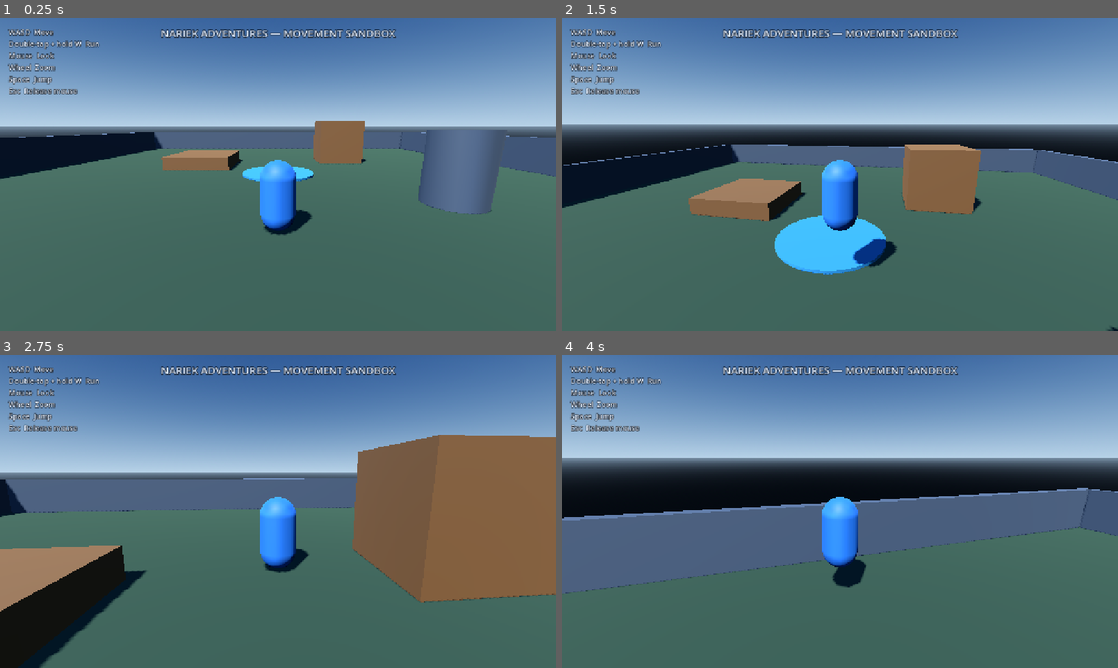
Above: before the commit, frames 1-4 (two rows, left to right).
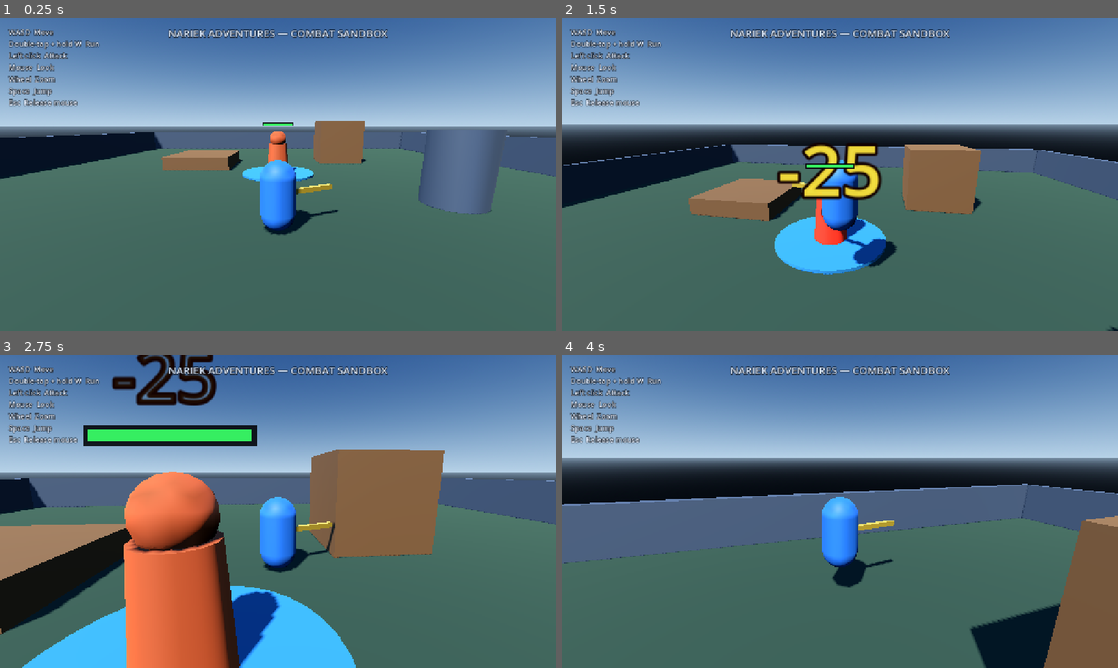
Above: after the commit, the same moments.

Repository: don-milsey-miller/nariek-adventures
Game: Godot game, scene res://scenes/main.tscn
The game is run twice, just before and just after one commit, with the same random seed, the same clock (stepped at 60 frames per second) and the same inputs.
Inputs (mouse positions are in pixels of both pictures, inside the frame that each line leads up to):
- Up to frame 1 (0.25 s): no input
- Up to frame 2 (1.5 s): tap Enter at 0.5 s; move the mouse to (867, 174) at 0.52 s; press the mouse at (867, 174) at 0.53 s; hold W (move_forward) from 0.53 s (still down); tap Space (jump) at 0.77 s; move the mouse to (812, 174) at 1.27 s; release the mouse at (812, 174) at 1.28 s; click (812, 174) at 1.35 s
- Up to frame 3 (2.75 s): keep holding W (move_forward); tap Space (jump) at 1.52 s; move the mouse to (289, 505) at 2.02 s; press the mouse at (289, 505) at 2.03 s
- Up to frame 4 (4 s): keep holding W (move_forward); move the mouse to (834, 517) at 2.77 s; release the mouse at (834, 517) at 2.78 s; click (834, 517) at 2.85 s; tap Space (jump) at 3.02, 3.77 s; move the mouse to (878, 514) at 3.52 s; press the mouse at (878, 514) at 3.53 s

The runs differ from the first frame. In frame 1, 2.2% of the frame differs, in the area x 1-72%, y 3-64%; in frame 2, 4.3%; in frame 3, 44%, in the area x 0-100%, y 0-100%; in frame 4, 19%.

Commit message:
Add basic melee combat training dummy

Diff:
--- a/project.godot
+++ b/project.godot
@@ -44,6 +44,11 @@
 "events": [Object(InputEventKey,"resource_local_to_scene":false,"resource_name":"","device":-1,"window_id":0,"alt_press …(193 unchanged characters)…
 ]
 }
+basic_attack={
+"deadzone": 0.5,
+"events": [Object(InputEventMouseButton,"resource_local_to_scene":false,"resource_name":"","device":-1,"window_id":0,"alt_pressed":false,"shift_pressed":false,"ctrl_pressed":false,"meta_pressed":false,"button_mask":0,"position":Vector2(0, 0),"global_position":Vector2(0, 0),"factor":1.0,"button_index":1,"canceled":false,"pressed":false,"double_click":false,"script":null)
+]
+}
 
 [rendering]
 
--- a/scenes/main.tscn
+++ b/scenes/main.tscn
@@ -1,6 +1,7 @@
-[gd_scene load_steps=9 format=3]
+[gd_scene load_steps=10 format=3]
 
 [ext_resource type="PackedScene" path="res://scenes/player/player.tscn" id="1_player"]
+[ext_resource type="PackedScene" path="res://scenes/targets/training_dummy.tscn" id="2_dummy"]
 
 [sub_resource type="ProceduralSkyMaterial" id="ProceduralSkyMaterial_arena"]
 sky_top_color = Color(0.12, 0.24, 0.43, 1)
@@ -107,6 +108,9 @@
 use_collision = true
 material = SubResource("Material_wall")
 
+[node name="TrainingDummy" parent="." instance=ExtResource("2_dummy")]
+position = Vector3(0, 0.1, 0)
+
 [node name="Player" parent="." instance=ExtResource("1_player")]
 position = Vector3(0, 0.05, 7)
 
@@ -122,16 +126,16 @@
 theme_override_colors/font_outline_color = Color(0.02, 0.03, 0.05, 0.9)
 theme_override_constants/outline_size = 6
 theme_override_font_sizes/font_size = 24
-text = "NARIEK ADVENTURES — MOVEMENT SANDBOX"
+text = "NARIEK ADVENTURES — COMBAT SANDBOX"
 horizontal_alignment = 1
 
 [node name="Controls" type="Label" parent="HUD"]
 offset_left = 20.0
 offset_top = 20.0
 offset_right = 500.0
-offset_bottom = 160.0
+offset_bottom = 185.0
 theme_override_colors/font_color = Color(0.9, 0.94, 1, 1)
 theme_override_colors/font_outline_color = Color(0.02, 0.03, 0.05, 0.9)
 theme_override_constants/outline_size = 6
 theme_override_font_sizes/font_size = 17
-text = "WASD  Move\nDouble-tap + hold W  Run\nMouse  Look\nWheel  Zoom\nSpace  Jump\nEsc  Release mouse"
+text = "WASD  Move\nDouble-tap + hold W  Run\nLeft click  Attack\nMouse  Look\nWheel  Zoom\nSpace  Jump\nEsc  Release mouse"
--- a/scenes/player/player.tscn
+++ b/scenes/player/player.tscn
@@ -26,9 +26,21 @@
 material = SubResource("Material_facing")
 size = Vector3(0.2, 0.2, 0.3)
 
+[sub_resource type="StandardMaterial3D" id="Material_weapon"]
+albedo_color = Color(0.92, 0.76, 0.28, 1)
+metallic = 0.65
+roughness = 0.3
+
+[sub_resource type="BoxMesh" id="BoxMesh_weapon"]
+material = SubResource("Material_weapon")
+size = Vector3(0.13, 0.13, 1.5)
+
+[sub_resource type="BoxShape3D" id="BoxShape_melee"]
+size = Vector3(2.2, 1.8, 2.0)
+
 [node name="Player" type="CharacterBody3D"]
 collision_layer = 2
-collision_mask = 1
+collision_mask = 5
 floor_snap_length = 0.3
 script = ExtResource("1_controller")
 
@@ -46,6 +58,24 @@
 position = Vector3(0, 1.15, -0.45)
 mesh = SubResource("BoxMesh_facing")
 
+[node name="WeaponPivot" type="Node3D" parent="Visuals"]
+position = Vector3(0, 0.95, -0.05)
+rotation_degrees = Vector3(0, -65, 0)
+
+[node name="Weapon" type="MeshInstance3D" parent="Visuals/WeaponPivot"]
+position = Vector3(0, 0, -0.9)
+mesh = SubResource("BoxMesh_weapon")
+
+[node name="MeleeHitbox" type="Area3D" parent="Visuals"]
+position = Vector3(0, 0.9, -1.1)
+collision_layer = 0
+collision_mask = 4
+monitoring = false
+monitorable = false
+
+[node name="CollisionShape3D" type="CollisionShape3D" parent="Visuals/MeleeHitbox"]
+shape = SubResource("BoxShape_melee")
+
 [node name="CameraPivot" type="Node3D" parent="."]
 position = Vector3(0, 1.45, 0)
 
--- /dev/null
+++ b/scenes/targets/training_dummy.tscn
@@ -0,0 +1,84 @@
+[gd_scene load_steps=11 format=3]
+
+[ext_resource type="Script" path="res://scripts/training_dummy.gd" id="1_dummy"]
+[ext_resource type="Script" path="res://scripts/components/health_component.gd" id="2_health"]
+
+[sub_resource type="CapsuleShape3D" id="CapsuleShape_dummy"]
+radius = 0.6
+height = 2.2
+
+[sub_resource type="StandardMaterial3D" id="Material_dummy"]
+albedo_color = Color(0.68, 0.3, 0.16, 1)
+roughness = 0.8
+
+[sub_resource type="CylinderMesh" id="CylinderMesh_body"]
+top_radius = 0.48
+bottom_radius = 0.6
+height = 1.6
+radial_segments = 16
+
+[sub_resource type="SphereMesh" id="SphereMesh_head"]
+radius = 0.45
+height = 0.9
+radial_segments = 16
+rings = 8
+
+[sub_resource type="StandardMaterial3D" id="Material_health_background"]
+transparency = 1
+shading_mode = 0
+albedo_color = Color(0.035, 0.04, 0.05, 0.9)
+billboard_mode = 1
+no_depth_test = true
+
+[sub_resource type="StandardMaterial3D" id="Material_health_fill"]
+transparency = 1
+shading_mode = 0
+albedo_color = Color(0.18, 0.86, 0.3, 1)
+billboard_mode = 1
+no_depth_test = true
+
+[sub_resource type="QuadMesh" id="QuadMesh_health_background"]
+material = SubResource("Material_health_background")
+size = Vector2(1.7, 0.2)
+
+[sub_resource type="QuadMesh" id="QuadMesh_health_fill"]
+material = SubResource("Material_health_fill")
+size = Vector2(1.6, 0.12)
+
+[node name="TrainingDummy" type="Node3D"]
+script = ExtResource("1_dummy")
+
+[node name="DummyBody" type="StaticBody3D" parent="."]
+collision_layer = 4
+collision_mask = 0
+
+[node name="CollisionShape3D" type="CollisionShape3D" parent="DummyBody"]
+position = Vector3(0, 1.1, 0)
+shape = SubResource("CapsuleShape_dummy")
+
+[node name="Health" type="Node" parent="DummyBody"]
+script = ExtResource("2_health")
+
+[node name="Visuals" type="Node3D" parent="."]
+
+[node name="Body" type="MeshInstance3D" parent="Visuals"]
+position = Vector3(0, 0.8, 0)
+material_override = SubResource("Material_dummy")
+mesh = SubResource("CylinderMesh_body")
+
+[node name="Head" type="MeshInstance3D" parent="Visuals"]
+position = Vector3(0, 1.85, 0)
+material_override = SubResource("Material_dummy")
+mesh = SubResource("SphereMesh_head")
+
+[node name="HealthBar" type="Node3D" parent="Visuals"]
+position = Vector3(0, 2.65, 0)
+
+[node name="Background" type="MeshInstance3D" parent="Visuals/HealthBar"]
+render_priority = 1
+mesh = SubResource("QuadMesh_health_background")
+
+[node name="Fill" type="MeshInstance3D" parent="Visuals/HealthBar"]
+position = Vector3(0, 0, 0.01)
+render_priority = 2
+mesh = SubResource("QuadMesh_health_fill")
--- /dev/null
+++ b/scripts/components/health_component.gd
@@ -0,0 +1,37 @@
+extends Node
+class_name HealthComponent
+
+signal health_changed(current_health: int, maximum_health: int)
+signal damaged(amount: int)
+signal died
+
+@export_range(1, 100000, 1) var maximum_health: int = 100
+
+var current_health: int = 0
+var is_dead: bool:
+	get:
+		return current_health <= 0
+
+
+func _ready() -> void:
+	current_health = maximum_health
+
+
+func take_damage(amount: int) -> int:
+	if amount <= 0 or is_dead:
+		return 0
+
+	var applied_damage := mini(amount, current_health)
+	current_health -= applied_damage
+	damaged.emit(applied_damage)
+	health_changed.emit(current_health, maximum_health)
+
+	if is_dead:
+		died.emit()
+
+	return applied_damage
+
+
+func reset_health() -> void:
+	current_health = maximum_health
+	health_changed.emit(current_health, maximum_health)
--- a/scripts/player_controller.gd
+++ b/scripts/player_controller.gd
@@ -10,6 +10,12 @@
 @export_range(1.0, 3.0, 0.05) var run_speed_multiplier: float = 1.65
 @export_range(0.1, 0.6, 0.01) var run_double_tap_window: float = 0.3
 
+@export_category("Combat")
+@export_range(1, 1000, 1) var basic_attack_damage: int = 25
+@export_range(0.1, 2.0, 0.05) var basic_attack_cooldown: float = 0.55
+@export_range(0.01, 0.5, 0.01) var basic_attack_hit_delay: float = 0.09
+@export_range(0.05, 0.5, 0.01) var basic_attack_swing_duration: float = 0.18
+
 @export_category("Camera")
 @export_range(0.0005, 0.02, 0.0005) var mouse_sensitivity: float = 0.003
 @export_range(-89.0, 0.0, 1.0) var minimum_pitch_degrees: float = -55.0
@@ -19,12 +25,17 @@
 @export_range(0.1, 2.0, 0.1) var zoom_step: float = 0.6
 
 @onready var visuals: Node3D = $Visuals
+@onready var weapon_pivot: Node3D = $Visuals/WeaponPivot
+@onready var melee_hitbox: Area3D = $Visuals/MeleeHitbox
+@onready var melee_collision_shape: CollisionShape3D = $Visuals/MeleeHitbox/CollisionShape3D
 @onready var camera_pivot: Node3D = $CameraPivot
 @onready var spring_arm: SpringArm3D = $CameraPivot/SpringArm3D
 
 var _camera_pitch: float = 0.0
 var _last_forward_press_msec: int = -1
 var _is_running: bool = false
+var _can_attack: bool = true
+var _attack_tween: Tween
 
 
 func _ready() -> void:
@@ -83,7 +94,10 @@
 			return
 
 		if Input.mouse_mode == Input.MOUSE_MODE_CAPTURED:
-			if event.button_index == MOUSE_BUTTON_WHEEL_UP:
+			if event.is_action_pressed("basic_attack"):
+				_try_basic_attack()
+				get_viewport().set_input_as_handled()
+			elif event.button_index == MOUSE_BUTTON_WHEEL_UP:
 				_set_camera_zoom(spring_arm.spring_length - zoom_step)
 			elif event.button_index == MOUSE_BUTTON_WHEEL_DOWN:
 				_set_camera_zoom(spring_arm.spring_length + zoom_step)
@@ -114,6 +128,62 @@
 		_is_running = false
 
 
+func _try_basic_attack() -> void:
+	if not _can_attack:
+		return
+
+	_can_attack = false
+	_play_basic_attack_animation()
+
+	await get_tree().create_timer(basic_attack_hit_delay).timeout
+	_deal_basic_attack_damage()
+
+	var remaining_cooldown := maxf(basic_attack_cooldown - basic_attack_hit_delay, 0.0)
+	if remaining_cooldown > 0.0:
+		await get_tree().create_timer(remaining_cooldown).timeout
+
+	_can_attack = true
+
+
+func _deal_basic_attack_damage() -> void:
+	var damaged_health_components: Array[HealthComponent] = []
+	var shape_query := PhysicsShapeQueryParameters3D.new()
+	shape_query.shape = melee_collision_shape.shape
+	shape_query.transform = melee_collision_shape.global_transform
+	shape_query.collision_mask = melee_hitbox.collision_mask
+	shape_query.collide_with_bodies = true
+	shape_query.collide_with_areas = false
+
+	var collision_results := get_world_3d().direct_space_state.intersect_shape(shape_query, 16)
+
+	for result in collision_results:
+		var body := result.get("collider") as Node
+		if body == null:
+			continue
+
+		var health := body.get_node_or_null("Health") as HealthComponent
+		if health == null or health in damaged_health_components:
+			continue
+
+		health.take_damage(basic_attack_damage)
+		damaged_health_components.append(health)
+
+
+func _play_basic_attack_animation() -> void:
+	if _attack_tween != null and _attack_tween.is_valid():
+		_attack_tween.kill()
+
+	weapon_pivot.rotation.y = deg_to_rad(-65.0)
+	_attack_tween = create_tween()
+	_attack_tween.tween_property(
+		weapon_pivot,
+		"rotation:y",
+		deg_to_rad(65.0),
+		basic_attack_swing_duration
+	).set_trans(Tween.TRANS_QUAD).set_ease(Tween.EASE_OUT)
+	_attack_tween.tween_property(weapon_pivot, "rotation:y", deg_to_rad(-65.0), 0.12)
+
+
 func _get_camera_relative_direction(input_vector: Vector2) -> Vector3:
 	if input_vector == Vector2.ZERO:
 		return Vector3.ZERO
--- /dev/null
+++ b/scripts/training_dummy.gd
@@ -0,0 +1,88 @@
+extends Node3D
+class_name TrainingDummy
+
+const DAMAGE_FLASH_COLOR := Color(1.0, 0.18, 0.12, 1.0)
+
+@export_range(0.1, 10.0, 0.1) var respawn_delay: float = 3.0
+
+@onready var dummy_body: StaticBody3D = $DummyBody
+@onready var collision_shape: CollisionShape3D = $DummyBody/CollisionShape3D
+@onready var health: HealthComponent = $DummyBody/Health
+@onready var visuals: Node3D = $Visuals
+@onready var body_mesh: MeshInstance3D = $Visuals/Body
+@onready var head_mesh: MeshInstance3D = $Visuals/Head
+@onready var health_fill: MeshInstance3D = $Visuals/HealthBar/Fill
+
+var _body_material: StandardMaterial3D
+var _base_body_color: Color
+var _flash_tween: Tween
+var _is_respawning: bool = false
+
+
+func _ready() -> void:
+	_body_material = body_mesh.material_override.duplicate() as StandardMaterial3D
+	body_mesh.material_override = _body_material
+	head_mesh.material_override = _body_material
+	_base_body_color = _body_material.albedo_color
+
+	health.health_changed.connect(_on_health_changed)
+	health.damaged.connect(_on_damaged)
+	health.died.connect(_on_died)
+	_on_health_changed(health.current_health, health.maximum_health)
+
+
+func _on_health_changed(current_health: int, maximum_health: int) -> void:
+	var health_ratio := float(current_health) / float(maximum_health)
+	health_fill.scale.x = health_ratio
+
+
+func _on_damaged(amount: int) -> void:
+	_show_damage_number(amount)
+
+	if _flash_tween != null and _flash_tween.is_valid():
+		_flash_tween.kill()
+
+	_body_material.albedo_color = DAMAGE_FLASH_COLOR
+	_flash_tween = create_tween()
+	_flash_tween.tween_property(_body_material, "albedo_color", _base_body_color, 0.2)
+
+
+func _on_died() -> void:
+	if _is_respawning:
+		return
+
+	_is_respawning = true
+	collision_shape.set_deferred("disabled", true)
+	visuals.visible = false
+
+	await get_tree().create_timer(respawn_delay).timeout
+
+	health.reset_health()
+	visuals.visible = true
+	collision_shape.set_deferred("disabled", false)
+	_is_respawning = false
+
+
+func _show_damage_number(amount: int) -> void:
+	var damage_label := Label3D.new()
+	damage_label.text = "-%d" % amount
+	damage_label.position = Vector3(0.0, 2.45, 0.0)
+	damage_label.billboard = BaseMaterial3D.BILLBOARD_ENABLED
+	damage_label.fixed_size = true
+	damage_label.font_size = 64
+	damage_label.modulate = Color(1.0, 0.82, 0.2, 1.0)
+	damage_label.outline_modulate = Color(0.08, 0.03, 0.01, 1.0)
+	damage_label.outline_size = 10
+	damage_label.no_depth_test = true
+	add_child(damage_label)
+
+	var float_tween := create_tween()
+	float_tween.set_parallel(true)
+	float_tween.tween_property(
+		damage_label,
+		"position",
+		damage_label.position + Vector3(0.0, 0.75, 0.0),
+		0.65
+	).set_trans(Tween.TRANS_QUAD).set_ease(Tween.EASE_OUT)
+	float_tween.tween_property(damage_label, "modulate:a", 0.0, 0.65)
+	float_tween.chain().tween_callback(damage_label.queue_free)
Not shown: 1 places in scenes/player/player.tscn that only renumber resources
Not shown, added: scripts/components/health_component.gd.uid
Not shown, added: scripts/training_dummy.gd.uid
Not shown, changed: README.md
